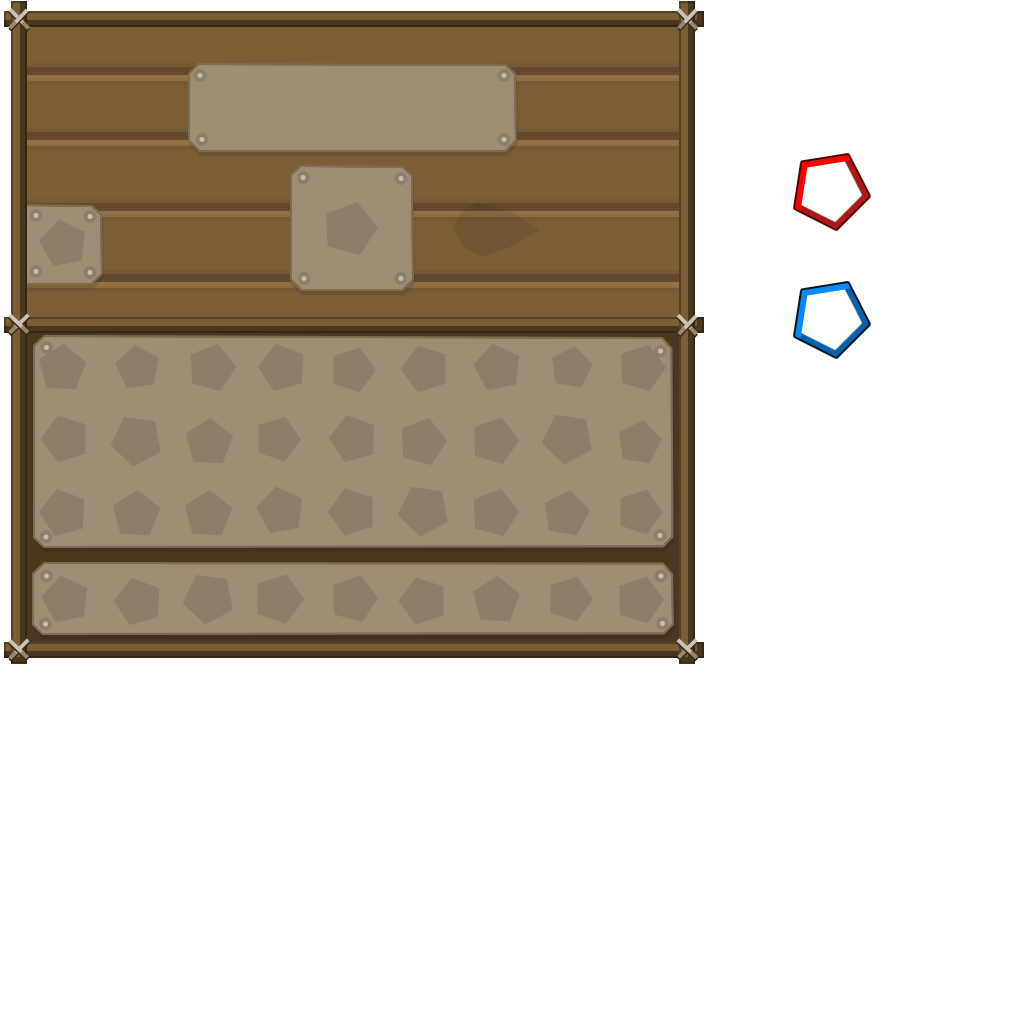
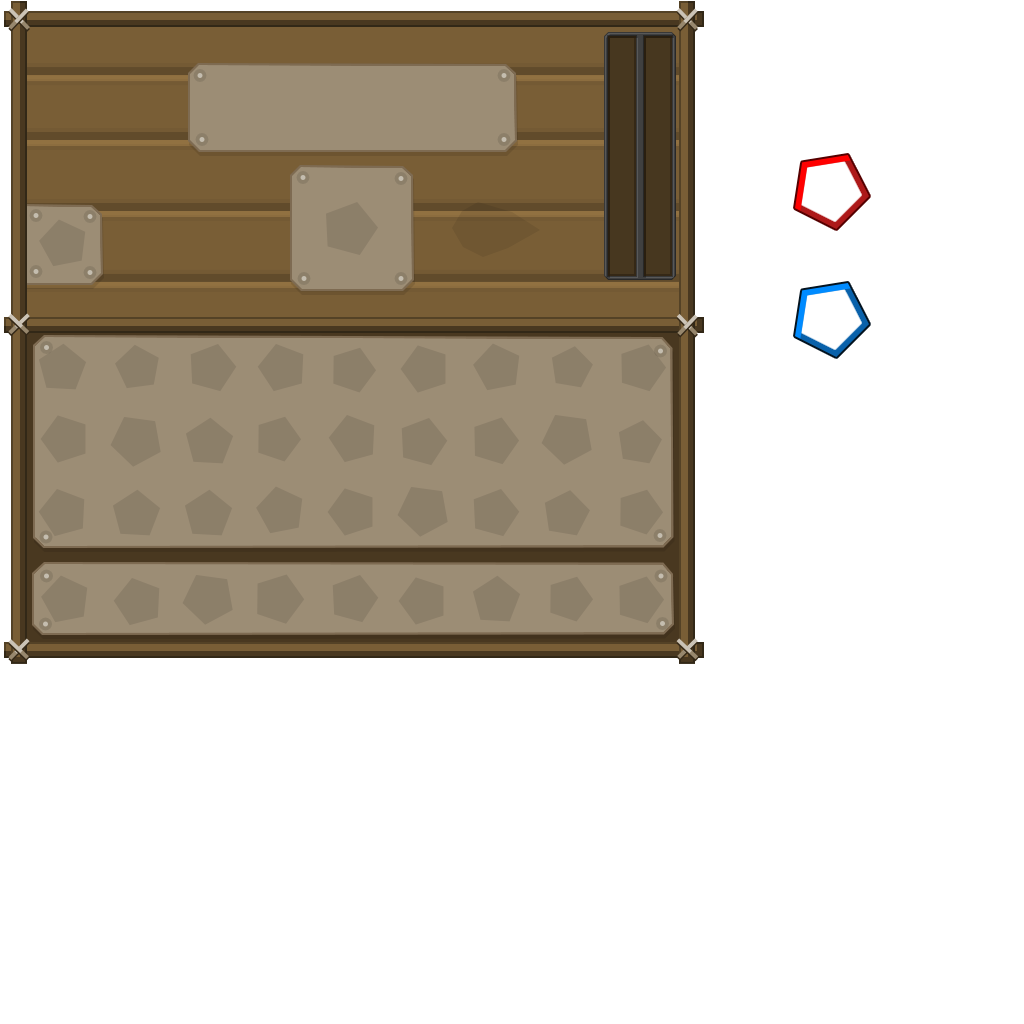
Layered file, before and after one edit (1024 × 1024). Changes by layer:
added group "fluid thin" with 2 layers above "Forme 2 copy" over left=604, top=32, right=676, bottom=280
added layer "Shape 1" in group "fluid thin" over left=604, top=32, right=676, bottom=280
added layer "Rectangle 1" in group "fluid thin" over left=608, top=36, right=672, bottom=276
